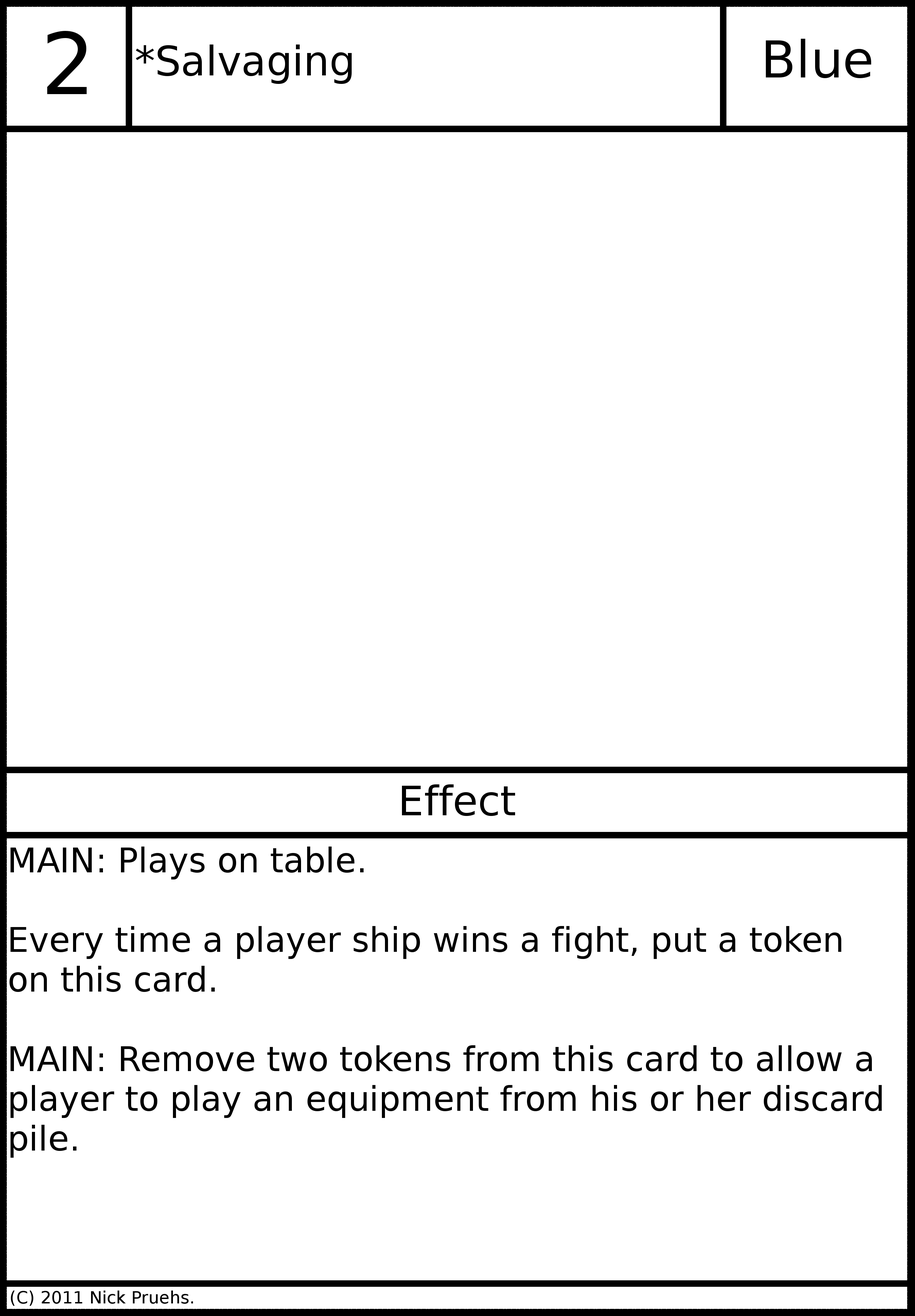
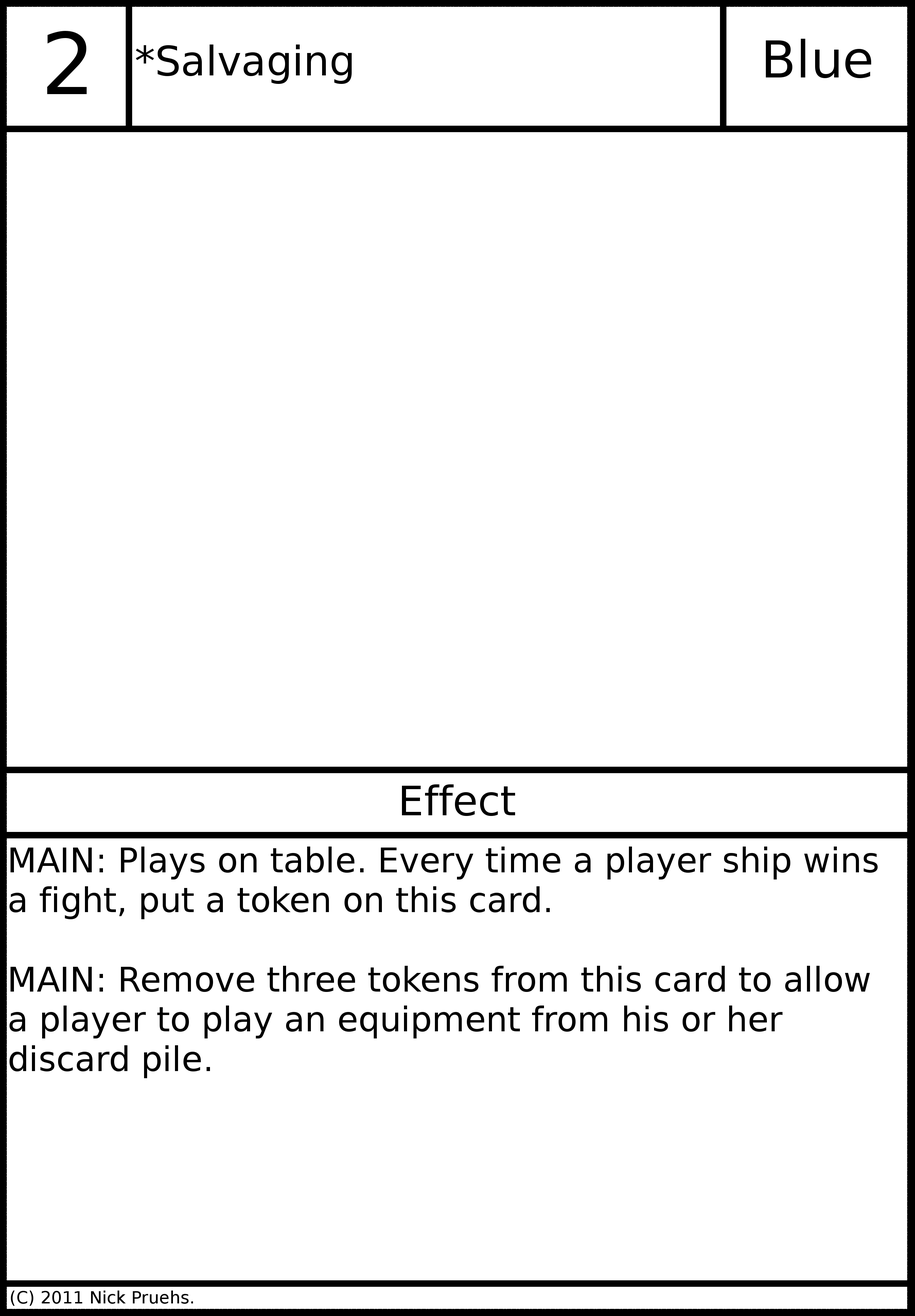
Layered file, before and after one edit (915px x 1316px). Changes by layer:
painted on "Card Text" over [9, 846, 882, 1158]
